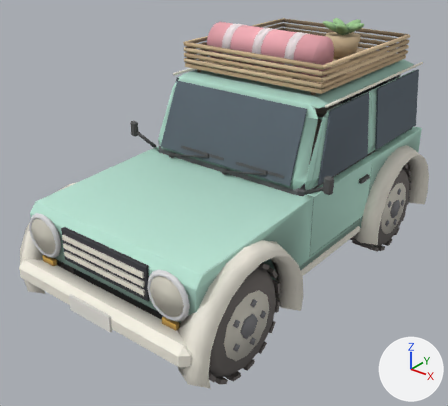
The glTF model props/jeep/jeep_toy.glb as it was, and as the next commit left it.
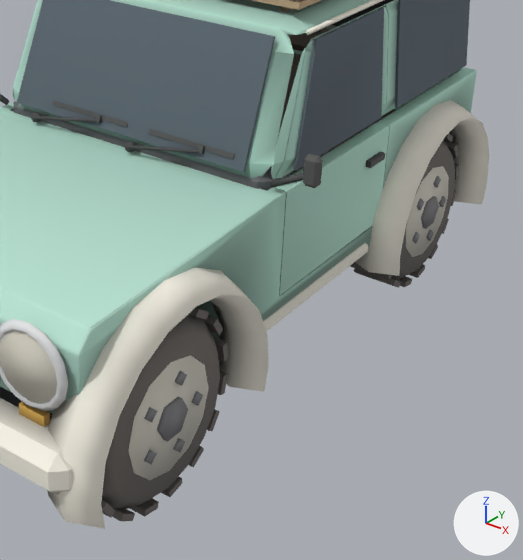
Each version is shown whole from a 50 mm lens placed at (2.82, -3.89, 2.97), pointed at (-0.12, -0.21, 0.69), then close up on the part from 34% to 100% of the width and 22% to 100% of the height. Arrows for +X, +Y and +Z are at lower right; the lights stay in place. The older version's two pictures come first. Where no turn or scale is listed for an object, it has been applied to the vertices. Vertices at exactly the same position are counted once.

In view in the first close-up: 'DoorP', 'Glass', 'GlassP', 'Jeep' and 1 more.
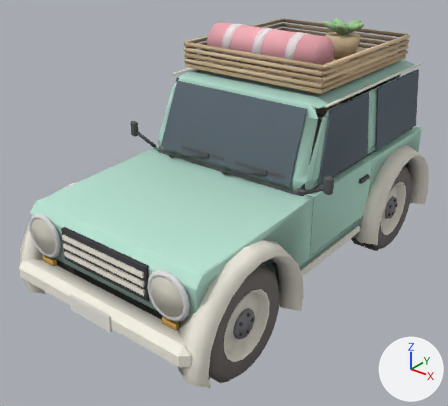
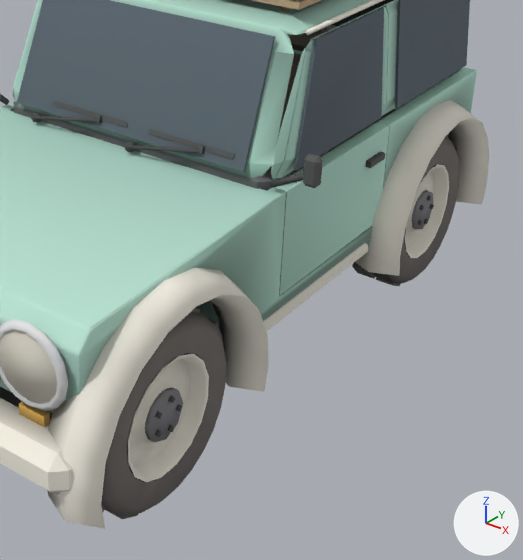
Where the change shows, as pixel boxes (x1, y1, x2, y2) in the close-ups (523 x 560 px; the box of a moved part takes in the faces that stretch with it):
```json
{"part": 1, "of": "me_prism", "change": "moved or reshaped", "before": [214, 337, 229, 362], "on screen": "not visible afterwards"}
{"part": 2, "of": "me_prism", "change": "moved or reshaped", "before": [203, 315, 223, 335], "after": [209, 319, 222, 338]}
{"part": 3, "of": "me_prism", "change": "moved or reshaped", "before": [189, 307, 209, 320], "after": [191, 307, 200, 313], "on screen": "mostly hidden afterwards"}
{"part": 4, "of": "me_prism", "change": "rebuilt", "before": [102, 314, 220, 509], "after": [50, 312, 226, 516]}
{"part": 5, "of": "me_prism", "change": "rebuilt", "before": [391, 140, 455, 280], "after": [354, 136, 459, 284]}
{"part": 6, "of": "me_prism", "change": "rebuilt", "before": [406, 166, 449, 257], "after": [404, 164, 449, 258]}
{"part": 7, "of": "me_prism", "change": "rebuilt", "before": [128, 355, 209, 480], "after": [127, 354, 209, 482]}
{"part": 8, "of": "me_prism", "change": "rebuilt", "before": [397, 276, 412, 287], "on screen": "not visible afterwards"}
{"part": 9, "of": "me_prism", "change": "rebuilt", "before": [408, 265, 425, 278], "on screen": "not visible afterwards"}
{"part": 10, "of": "me_prism", "change": "deleted", "before": [50, 133, 459, 522]}
{"part": 11, "of": "me_prism", "change": "cut back", "before": [350, 196, 449, 288], "after": [352, 134, 448, 286]}
{"part": 12, "of": "me_prism", "change": "cut back", "before": [157, 397, 188, 442], "after": [101, 368, 207, 519]}
```

Scene script edits in JSON lines:
```json
{"block": "me_prism", "where": "# used by ob_jeep; location = (0.0, 0.0, 0.0)"}
{"op": "remove", "block": "me_prism", "code": "me_prism.from_pydata(...)  # 3534 vertices, 6331 faces; spans x -0.99..0.99, y -1.79..1.78, z 0.01..2.08"}
{"op": "add", "block": "me_prism", "code": "me_prism.from_pydata(...)  # 4478 vertices, 7851 faces; spans x -0.99..0.99, y -1.79..1.78, z 0.01..2.08"}
{"block": "me_prism", "change": "me_prism part 1: the loose piece of 8 vertices spanning x 0.58..0.82, y -0.78..-0.73, z 0.46..0.55 is scaled about its middle by (0.419, 0.79, 1.26), then moved by (-0.05, 0.0, -0.02)"}
{"block": "me_prism", "change": "me_prism part 2: the loose piece of 8 vertices spanning x 0.58..0.82, y -0.85..-0.78, z 0.61..0.7 is scaled about its middle by (0.419, 0.971, 1.31), then moved by (0.05, 0.03, -0.04)"}
{"block": "me_prism", "change": "me_prism part 3: the loose piece of 8 vertices spanning x 0.58..0.82, y -0.97..-0.88, z 0.73..0.81 is scaled about its middle by (0.419, 1.31, 0.971), then moved by (0.05, -0.04, 0.03)"}
{"block": "me_prism", "change": "me_prism part 4: the loose piece of 64 vertices spanning x 0.56..0.84, y -1.55..-0.76, z 0.03..0.83 is rebuilt with 192 vertices and now spans x 0.55..0.85, y -1.56..-0.75, z 0.02..0.84"}
{"block": "me_prism", "change": "me_prism part 5: the loose piece of 64 vertices spanning x 0.56..0.84, y 0.7..1.49, z 0.03..0.83 is rebuilt with 192 vertices and now spans x 0.55..0.85, y 0.69..1.5, z 0.02..0.84"}
{"block": "me_prism", "change": "me_prism part 6: the loose piece of 24 vertices spanning x 0.56..0.84, y 0.85..1.34, z 0.18..0.68 is rebuilt with 80 vertices and now spans x 0.77..0.84, y 0.84..1.35, z 0.18..0.68"}
{"block": "me_prism", "change": "me_prism part 7: the loose piece of 24 vertices spanning x 0.56..0.84, y -1.4..-0.91, z 0.18..0.68 is rebuilt with 80 vertices and now spans x 0.77..0.84, y -1.41..-0.9, z 0.18..0.68"}
{"block": "me_prism", "change": "me_prism part 8: the loose piece of 8 vertices spanning x 0.58..0.82, y 0.97..1.06, z 0.01..0.05 is rebuilt with 8 vertices and now spans x 0.6..0.7, y 0.98..1.09, z 0.01..0.04"}
{"block": "me_prism", "change": "me_prism part 9: the loose piece of 8 vertices spanning x 0.58..0.82, y 1.13..1.22, z 0.01..0.05 is rebuilt with 8 vertices and now spans x 0.7..0.8, y 1.1..1.21, z 0.01..0.04"}
{"block": "me_prism", "change": "me_prism part 10: 36 loose pieces with 288 vertices, spanning x -0.85..0.85, y -1.58..1.52, z 0.01..0.85, are deleted"}
{"block": "me_prism", "change": "me_prism part 11: 1 vertex moved from x 0.86, y 1.14, z 0.35 to x 0.81, y 1.17, z 0.45; 58 vertices removed from x 0.58..0.86, y 0.72..1.47, z 0.05..0.81; 182 vertices added at x 0.56..0.83, y 0.69..1.52, z 0.03..0.85"}
{"block": "me_prism", "change": "me_prism part 12: 1 vertex moved from x 0.86, y -1.11, z 0.35 to x 0.81, y -1.08, z 0.45; 10 vertices removed from x 0.83..0.86, y -1.24..-1.07, z 0.35..0.51; 182 vertices added at x 0.56..0.83, y -1.58..-0.73, z 0.01..0.77"}
{"block": "me_prism", "change": "other edits to the shape of me_prism do not show in these pictures"}
```
